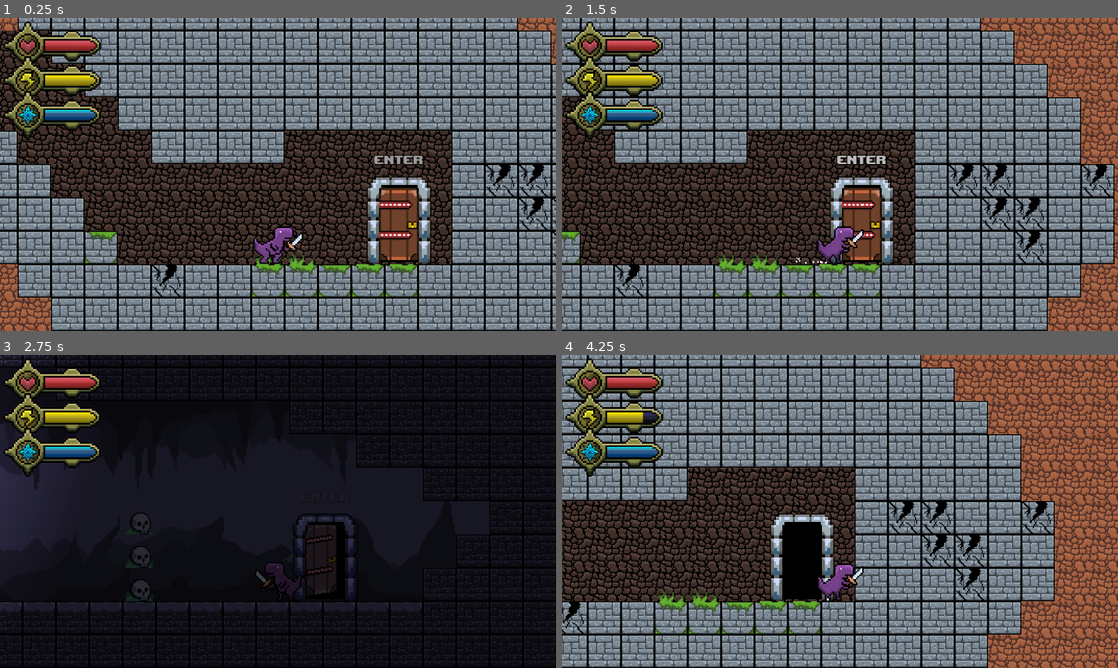
Above: before the commit, frames 1-4 (two rows, left to right).
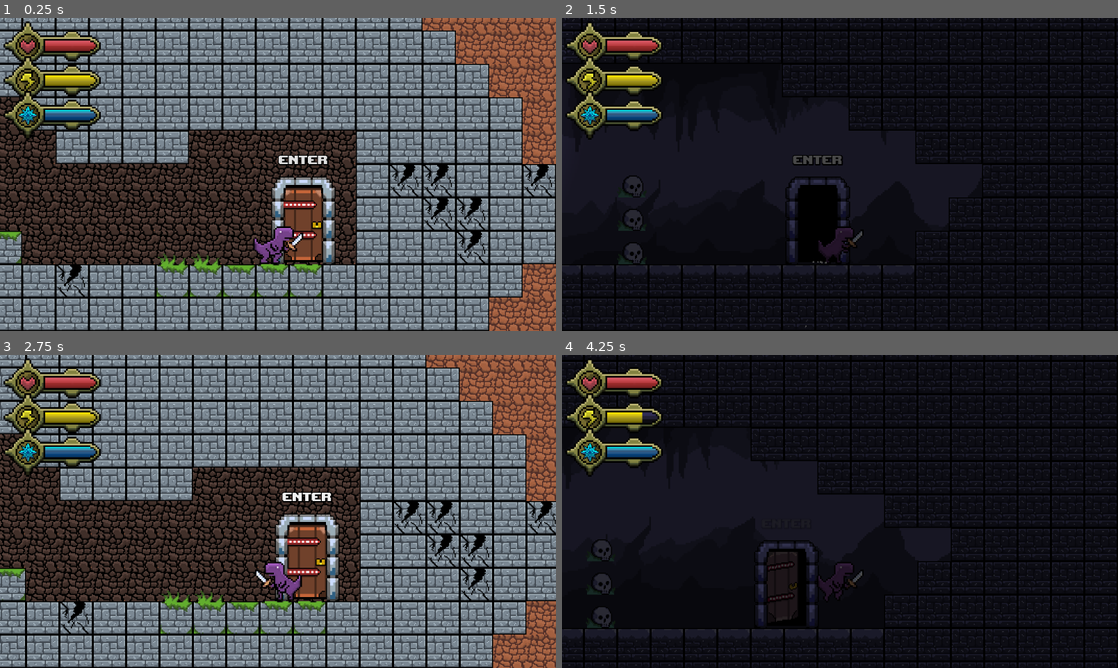
Above: after the commit, the same moments.

Repository: LeeTuah/rexvalley
Game: Godot game, scene res://game_manager.tscn
Two runs of this game, one before a commit and one after it. Both use one fixed random seed, a clock stepped at 60 frames per second and the inputs below.
Inputs (mouse positions are in pixels of both pictures, inside the frame that each line leads up to):
- Up to frame 1 (0.25 s): no input
- Up to frame 2 (1.5 s): tap Space at 0.5 s; move the mouse to (962, 158) at 0.52 s; hold Right (ui_right) from 0.53 s (still down); tap E (ui_interact) at 0.6 s; click (962, 158) at 0.67 s; tap Enter (ui_accept) at 0.77 s; move the mouse to (728, 190) at 1.27 s; tap 1 (magic_fireball) at 1.35 s
- Up to frame 3 (2.75 s): tap Enter (ui_accept) at 1.52 s; tap E (ui_interact) at 1.55, 2.3 s; move the mouse to (333, 442) at 2.02 s; release Right (ui_right) at 2.03 s; hold Left (ui_left) from 2.03 s (still down); hold Right mouse button (magic_initiate) from 2.03 s (still down)
- Up to frame 4 (4.25 s): tap Space at 2.75, 3.5 s; move the mouse to (812, 574) at 2.77 s; release Left (ui_left) at 2.78 s; release Right mouse button (magic_initiate) at 2.78 s; hold Right (ui_right) from 2.78 s (still down); tap 2 (magic_shield) at 2.85 s; click (812, 574) at 2.92 s; tap Enter (ui_accept) at 3.02, 3.77 s; tap E (ui_interact) at 3.05, 3.6 s; move the mouse to (1006, 558) at 3.52 s

The runs differ from the first frame. In frame 1, 60% of the frame differs, in the area x 0-100%, y 0-100%; in frame 2, 86%; in frame 3, 86%; in frame 4, 87%.

Commit message:
fixed two small bugs

Diff:
--- a/scenes/bosses/boss_level_0.tscn
+++ b/scenes/bosses/boss_level_0.tscn
@@ -242,10 +242,10 @@
 
 [node name="SlowBar" type="TextureProgressBar" parent="BossLayer" unique_id=1703017995]
 texture_filter = 1
-offset_left = 587.0
-offset_top = 737.0
-offset_right = 843.0
-offset_bottom = 777.0
+offset_left = 411.0
+offset_top = 736.0
+offset_right = 667.0
+offset_bottom = 776.0
 scale = Vector2(3, 3)
 value = 100.0
 texture_under = ExtResource("4_ky63o")
@@ -253,10 +253,10 @@
 texture_progress_offset = Vector2(10, 0)
 
 [node name="BossBar" type="TextureProgressBar" parent="BossLayer" unique_id=1166080347]
-offset_left = 587.0
-offset_top = 737.0
-offset_right = 1200.0
-offset_bottom = 777.0
+offset_left = 411.0
+offset_top = 736.0
+offset_right = 1024.0
+offset_bottom = 776.0
 scale = Vector2(3, 3)
 value = 100.0
 texture_over = ExtResource("6_6ne8v")
--- a/scenes/doors/door.gd
+++ b/scenes/doors/door.gd
@@ -40,9 +40,9 @@
 		print("Next Scene door name not given")
 		return false
 
-	if not next_scene_spawn_point:
-		print("Coordinates not given")
-		return false
+	#if not next_scene_spawn_point:
+		#print("Coordinates not given")
+		#return false
 
 	return true
 
--- a/scenes/player/player.gd
+++ b/scenes/player/player.gd
@@ -25,7 +25,7 @@
 const CAMERA_DEFAULT_POS = -200.0
 
 const DASH_SPEED = 3000.0;
-const DASH_DURATION = 0.30;
+const DASH_DURATION = 0.211463;
 const DASH_STAMINA_COST = 5.0;
 
 #time when inputs are not allowed during an animation
--- a/scenes/player/player.tscn
+++ b/scenes/player/player.tscn
@@ -719,7 +719,8 @@
 position = Vector2(1, -1)
 scale = Vector2(4.5, 4.5)
 sprite_frames = SubResource("SpriteFrames_01hqx")
-animation = &"dash_1"
+animation = &"dash_2"
+frame_progress = 0.51196945
 
 [node name="player_collision_box" type="CollisionPolygon2D" parent="." unique_id=609036338]
 position = Vector2(1, 0)
